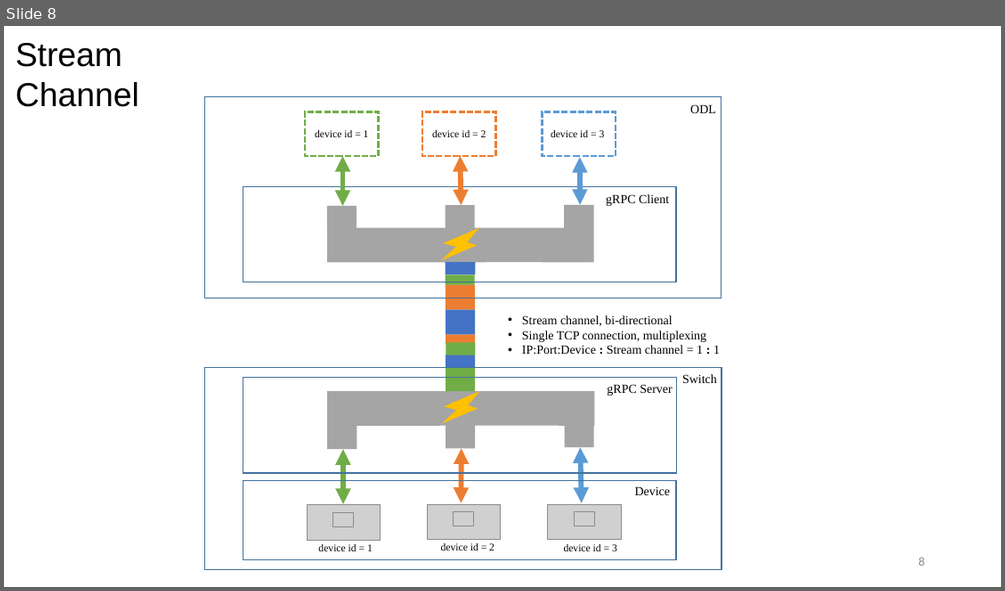
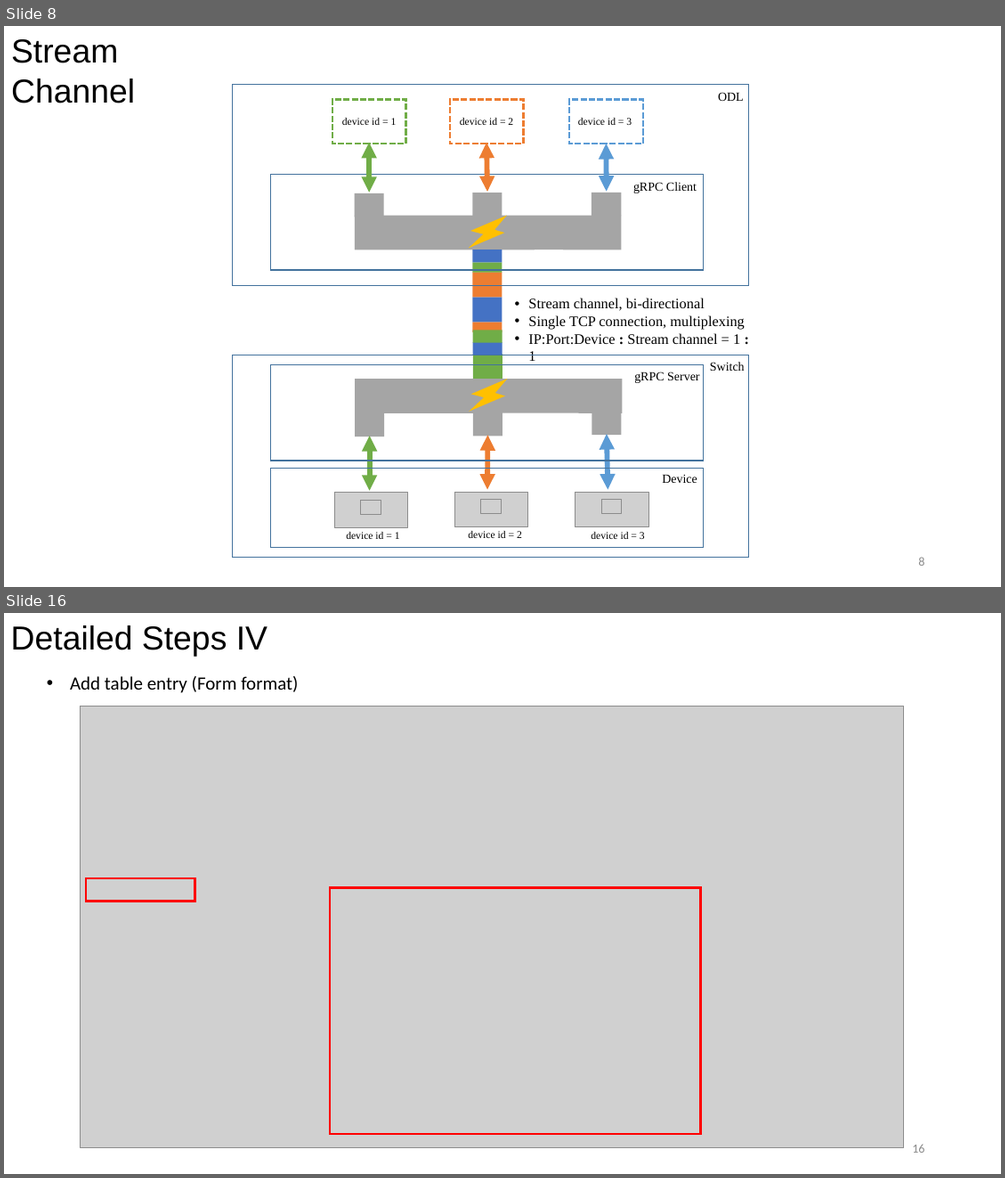
Before and after one commit to dingrui37/resources, a slide deck: ODL+P4 GNTC.pptx. Shown one above the other, each under a label of ours: slide 8 before the commit, slides 8 and 16 after it; the slides between them are not shown. The pictures are 1005x591 and 1005x1178 pixels, drawn with LibreOffice and Linux fonts; fonts in the diff are those of the drawing; grey boxes stand for pictures; background and template pictures are left out. Boxes give left, top, right and bottom in pixels: in the first picture for what was removed or moved away, otherwise in the second. Text is boxed around its words. In the diff, an @@ line names an element or a change of style, - is before the commit and + after.

```diff
--- a/ODL+P4 GNTC.pptx
+++ b/ODL+P4 GNTC.pptx
@@ slide 16 added at (4,613,1001,1174), background #FFFFFF @@
@@ text added at (11,625,267,656), 32 pt, text #000000 @@
+Detailed Steps IV
@@ text added at (70,676,298,693), 18 pt, text #000000 @@
+• Add table entry (Form format)
@@ picture added at (81,706,904,1148) @@
@@ rectangle added at (86,878,195,901), outline #FF0000 2 pt @@
@@ rectangle added at (330,887,701,1134), outline #FF0000 2 pt @@
@@ page number added at (912,1144,924,1152), 12 pt, text #8C8C8C @@
+16
@@ slide 8 changed as well @@
@@ text "Stream Channel": place and size @@
-text "Stream Channel" at (16,43,139,107)
+text "Stream Channel" at (11,39,135,103)
@@ 22 rectangles, 8 texts, 6 pictures, 6 double arrows, 4 freeform shapes: place and size @@
-22 rectangles, 8 texts, 6 pictures, 6 double arrows, 4 freeform shapes at (205,96,722,570)
+22 rectangles, 8 texts, 6 pictures, 6 double arrows, 4 freeform shapes at (232,85,749,557)
@@ text "Stream channel, bi-directional": place and size @@
-text "Stream channel, bi-directional" at (522,315,720,354)
+text "Stream channel, bi-directional" at (528,297,744,361)
@@ text "Stream channel, bi-directional" at (528,297,744,361): size 12 to 14 pt @@
```
Also in this commit, not shown: 9 other slides changed, 11 other slides added, 1 slide removed.
